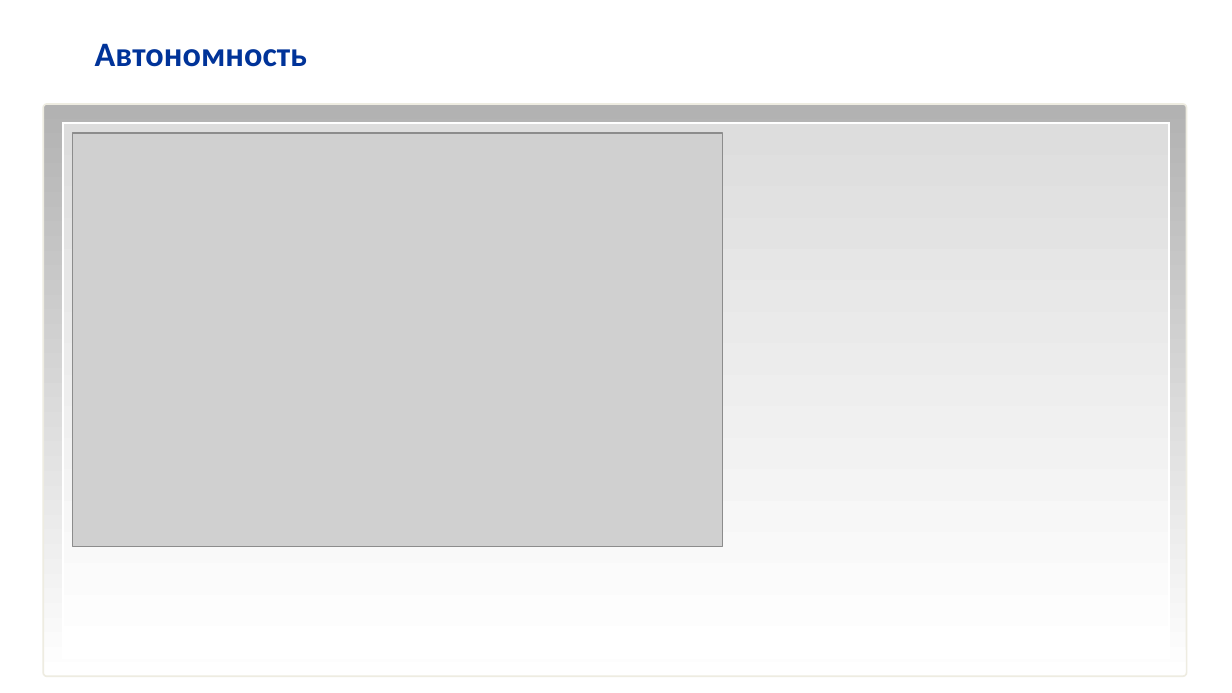
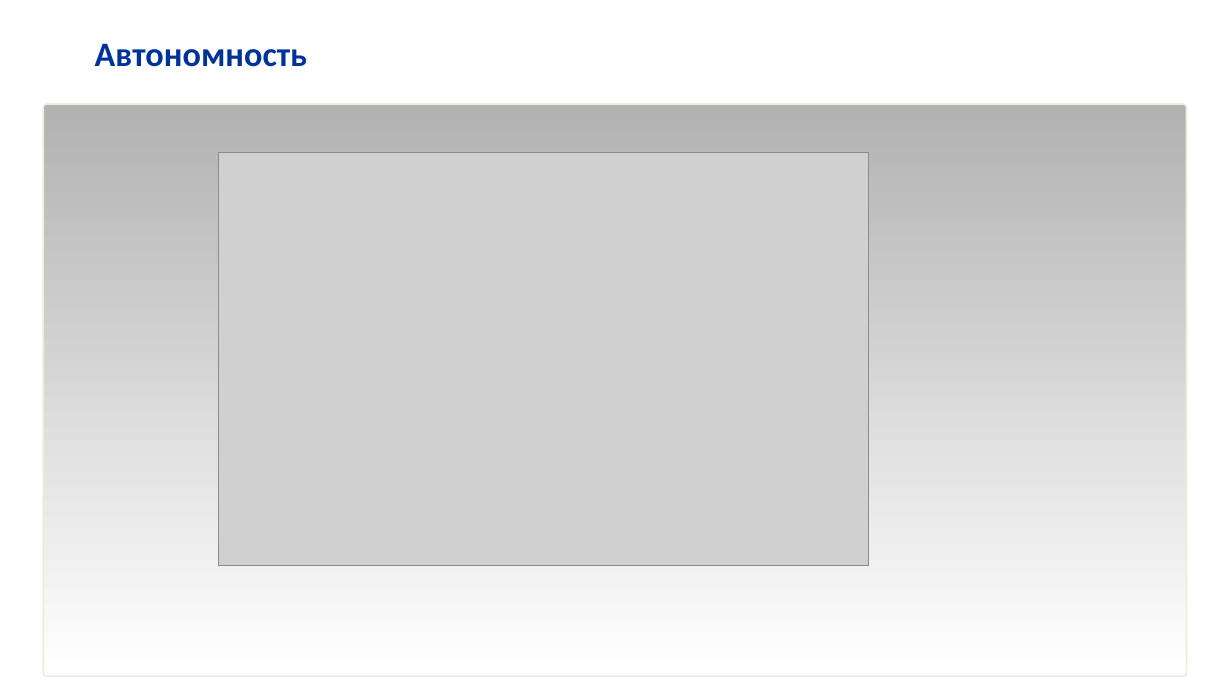
Before and after one commit to hellraptor/RescueRobots, a slide deck: slide 5 of MorskoySalon.pptx. Drawn at 1232x693 pixels with LibreOffice and Linux fonts; fonts in the diff are those of the drawing; grey boxes stand for pictures; background and template pictures are left out. Boxes give left, top, right and bottom in pixels: in the first picture for what was removed or moved away, otherwise in the second. Text is boxed around its words. In the diff, an @@ line names an element or a change of style, - is before the commit and + after.

Commit message:
added new slides

```diff
--- a/MorskoySalon.pptx
+++ b/MorskoySalon.pptx
@@ rectangle removed at (63, 123, 1169, 658) @@
@@ picture: place and size @@
-picture at (73, 133, 723, 547)
+picture at (218, 153, 869, 567)
```
Also in this commit, not shown: 4 slides added, 2 slides removed.
